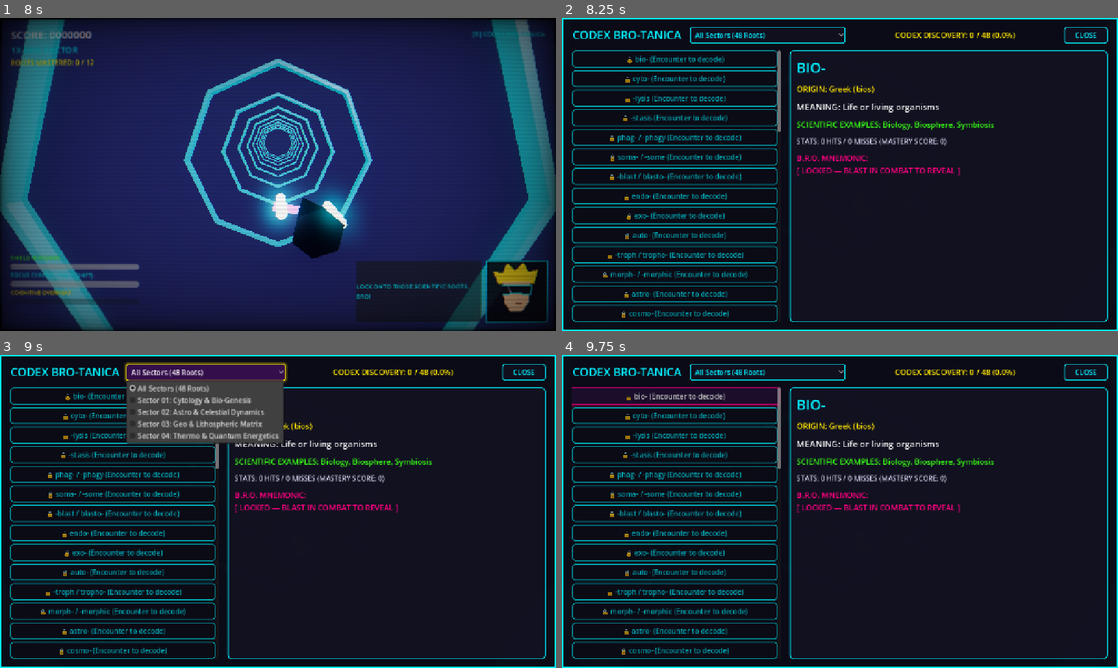
Above: before the commit, frames 1-4 (two rows, left to right).
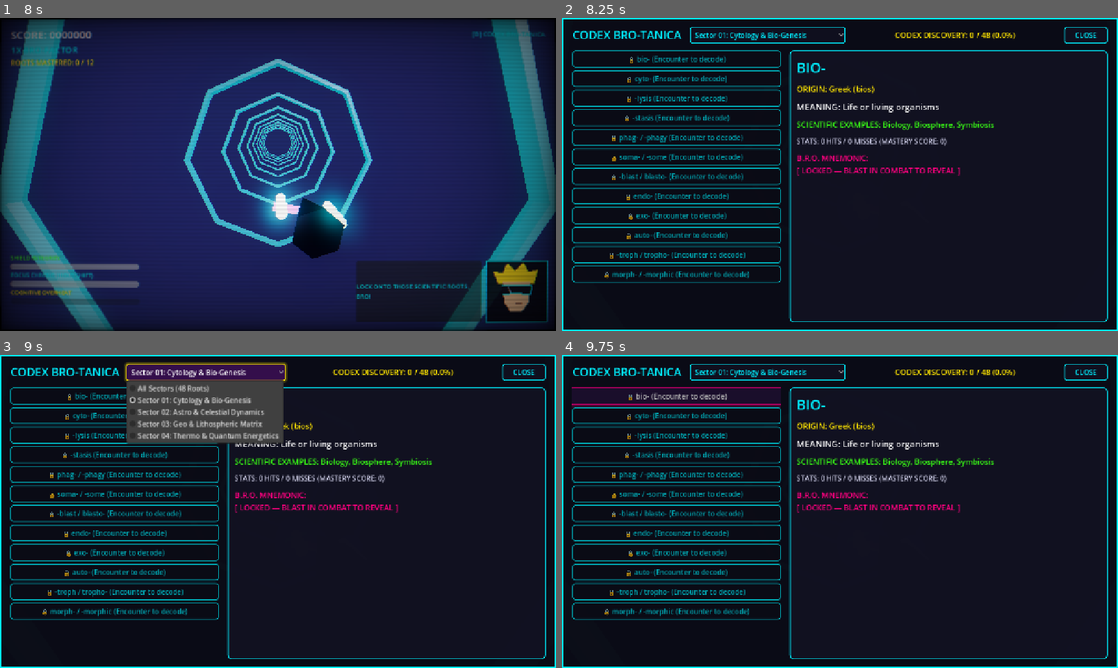
Above: after the commit, the same moments.

Repository: leouofa/isv-bro
Game: Godot game, scene res://scenes/GameWorld.tscn
Same seed, same stepped clock (60 frames per second), same inputs: the game is played once before the commit and once after it. This scene is started directly instead of the project's main scene. Sound files missing from this copy of the repository are replaced by a short silence.
Inputs (mouse positions are in pixels of both pictures, inside the frame that each line leads up to):
- Up to frame 1 (8 s): tap Enter at 0.5 s; move the mouse to (400, 158) at 0.52 s; hold D (move_right) 0.53-1.28 s; tap C (barrel_roll) at 0.6 s; click (400, 158) at 0.67 s; move the mouse to (166, 190) at 1.27 s; hold Ctrl (airbrake) 1.28-2.03 s; tap V (boost) at 1.35 s; move the mouse to (333, 105) at 2.02 s; hold D (move_right) 2.03-2.78 s; hold Space (fire_laser) 2.03-2.78 s; move the mouse to (250, 237) at 2.77 s; hold W (move_up) 2.78-3.53 s; tap 1 (root_1) at 2.85 s; click (250, 237) at 2.92 s; move the mouse to (444, 221) at 3.52 s; hold A (move_left) 3.53-4.25 s; tap 2 (root_2) at 3.6 s; tap Escape (pause) at 4.15 s; click "RESTART SECTOR" at 4.25 s; click "YES" at 5 s; move the mouse to (111, 127) at 5.77 s; hold A (move_left) 5.78-6.53 s; tap 3 (root_3) at 5.85 s; move the mouse to (305, 174) at 6.52 s; hold Ctrl (airbrake) 6.53-7.28 s; tap 4 (root_4) at 6.6 s; click (305, 174) at 6.67 s; move the mouse to (194, 96) at 7.27 s; hold D (move_right) from 7.28 s (still down); tap Shift (time_slow) at 7.35 s
- Up to frame 2 (8.25 s): move the mouse to (962, 158) at 8.02 s; release D (move_right) at 8.03 s; hold W (move_up) from 8.03 s (still down); hold B (toggle_codex) from 8.03 s (still down)
- Up to frame 3 (9 s): release W (move_up) at 8.75 s; release B (toggle_codex) at 8.75 s; click "All Sectors (48 Roots)" (after the commit: "Sector 01: Cytology & Bio-Gen…") at 8.75 s
- Up to frame 4 (9.75 s): click "🔒 bio- (Encounter to decode)" at 9.5 s

Frame 1 is identical in both runs. In frame 2, 4.4% of the frame differs, in the area x 1-44%, y 4-98%; in frame 3, 4.1%; in frame 4, 4.4%.

Commit message:
Default Codex Bro-tanica filter to active sector during gameplay
When opening the codex via the 'B' hotkey during a mission, players expect to review terminology relevant to the sector they are actively playing rather than browsing the full 48-root compendium. Previously, the codex defaulted to 'All Sectors' because GameWorld did not forward its active sector_id when instantiating the screen, and CodexScreen never synchronized its OptionButton selection or detail card preview to match the selected sector.

- Pass the current sector_id from GameWorld.open_codex() and add a fallback to GameManager.current_sector when opened in-game.
- Update CodexScreen.setup_sector_filter() and set_selected_sector() to select the OptionButton item matching selected_sector.
- Display the first entry of the filtered sector list on the inspection card instead of always defaulting to all_roots[0].
- Add test assertions in test_game.gd to verify in-game codex sector filter initialization.

Diff:
--- a/scripts/CodexScreen.gd
+++ b/scripts/CodexScreen.gd
@@ -21,6 +21,11 @@
 	process_mode = Node.PROCESS_MODE_ALWAYS
 	if close_btn:
 		close_btn.pressed.connect(close_screen)
+
+	if selected_sector == 0 and paused_game and is_inside_tree():
+		var gm = get_node_or_null("/root/GameManager")
+		if gm and gm.get("current_sector") != null:
+			selected_sector = int(gm.current_sector)
 
 	setup_sector_filter()
 	load_all_roots()
@@ -50,11 +55,25 @@
 		sector_filter.add_item("Sector 02: Astro & Celestial Dynamics", 2)
 		sector_filter.add_item("Sector 03: Geo & Lithospheric Matrix", 3)
 		sector_filter.add_item("Sector 04: Thermo & Quantum Energetics", 4)
-		sector_filter.item_selected.connect(_on_sector_filter_changed)
+		for i in range(sector_filter.item_count):
+			if sector_filter.get_item_id(i) == selected_sector:
+				sector_filter.select(i)
+				break
+		if not sector_filter.item_selected.is_connected(_on_sector_filter_changed):
+			sector_filter.item_selected.connect(_on_sector_filter_changed)
+
+func set_selected_sector(sec: int) -> void:
+	selected_sector = sec
+	if sector_filter:
+		for i in range(sector_filter.item_count):
+			if sector_filter.get_item_id(i) == selected_sector:
+				sector_filter.select(i)
+				break
+	populate_list()
 
 func load_all_roots() -> void:
 	all_roots.clear()
-	var lm = get_node_or_null("/root/LexiconManager")
+	var lm = get_node_or_null("/root/LexiconManager") if is_inside_tree() else null
 	if lm:
 		all_roots = lm.roots_by_id.values()
 
@@ -66,9 +85,12 @@
 	for c in root_list_container.get_children():
 		c.queue_free()
 
-	var gm = get_node_or_null("/root/GameManager")
+	var gm = get_node_or_null("/root/GameManager") if is_inside_tree() else null
 	var unlocked_dict: Dictionary = gm.save_data.get("unlocked_roots", {}) if gm else {}
 	var unlocked_count := 0
+
+	var first_displayed_entry: Dictionary = {}
+	var first_unlocked: bool = false
 
 	for root_entry in all_roots:
 		var sec_id: int = int(root_entry.get("sector", 1))
@@ -79,6 +101,10 @@
 
 		if selected_sector != 0 and sec_id != selected_sector:
 			continue
+
+		if first_displayed_entry.is_empty():
+			first_displayed_entry = root_entry
+			first_unlocked = is_unlocked
 
 		var btn := Button.new()
 		btn.custom_minimum_size = Vector2(0, 36)
@@ -98,12 +124,14 @@
 		var pct := float(unlocked_count) / float(max(1, all_roots.size())) * 100.0
 		progress_label.text = "CODEX DISCOVERY: %d / %d (%.1f%%)" % [unlocked_count, all_roots.size(), pct]
 
-	if not all_roots.is_empty():
+	if not first_displayed_entry.is_empty():
+		display_root_card(first_displayed_entry, first_unlocked)
+	elif not all_roots.is_empty():
 		display_root_card(all_roots[0], unlocked_dict.has(all_roots[0].get("id", "")))
 
 func display_root_card(root_entry: Dictionary, is_unlocked: bool) -> void:
 	var rid: String = root_entry.get("id", "")
-	var gm = get_node_or_null("/root/GameManager")
+	var gm = get_node_or_null("/root/GameManager") if is_inside_tree() else null
 	var rstat: Dictionary = gm.save_data.get("root_stats", {}).get(rid, {"hits": 0, "misses": 0}) if gm else {"hits": 0, "misses": 0}
 	var hits := int(rstat.get("hits", 0))
 	var misses := int(rstat.get("misses", 0))
--- a/scripts/GameWorld.gd
+++ b/scripts/GameWorld.gd
@@ -238,6 +238,7 @@
 	if codex_scn:
 		var inst = codex_scn.instantiate()
 		inst.set("paused_game", true)
+		inst.set("selected_sector", sector_id)
 		codex_instance = inst
 		var h := _get_hud()
 		if h:
--- a/tools/test_game.gd
+++ b/tools/test_game.gd
@@ -182,7 +182,13 @@
 		assert_true(gw_hud != null and gw_hud.visible == true, "HUD is visible initially in GameWorld")
 		gw_scn.open_codex()
 		assert_true(paused == true, "GameWorld.open_codex() pauses SceneTree")
-		assert_true(gw_scn.get("codex_instance") != null, "GameWorld.open_codex() instantiates CodexScreen")
+		var codex_inst = gw_scn.get("codex_instance")
+		assert_true(codex_inst != null, "GameWorld.open_codex() instantiates CodexScreen")
+		if codex_inst and not codex_inst.is_node_ready():
+			codex_inst._ready()
+		assert_true(codex_inst.get("selected_sector") == gw_scn.sector_id, "In-game Codex defaults to current sector_id")
+		var c_filter_node = codex_inst.get_node_or_null("VBox/TopBar/SectorFilter") as OptionButton
+		assert_true(c_filter_node != null and c_filter_node.get_selected_id() == gw_scn.sector_id, "Codex SectorFilter OptionButton selects current sector_id")
 		assert_true(gw_hud.visible == false, "HUD and scanlines are hidden when Codex is open")
 		gw_scn.close_codex()
 		assert_true(paused == false, "GameWorld.close_codex() restores SceneTree.paused = false")
